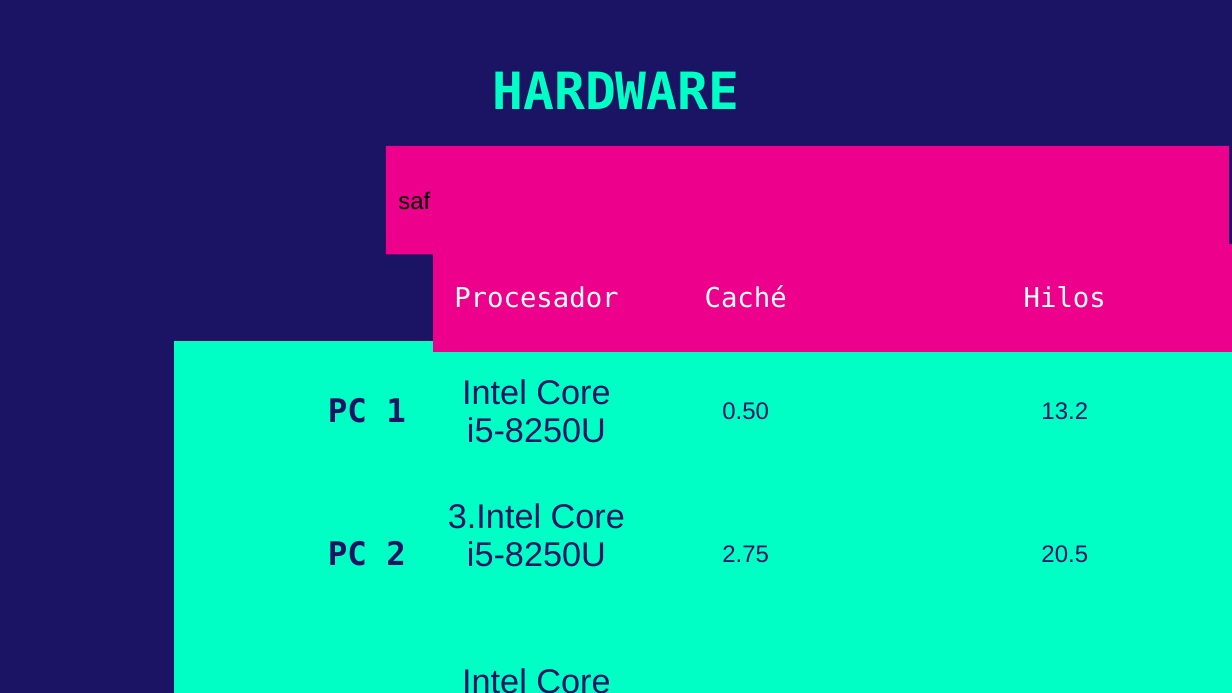
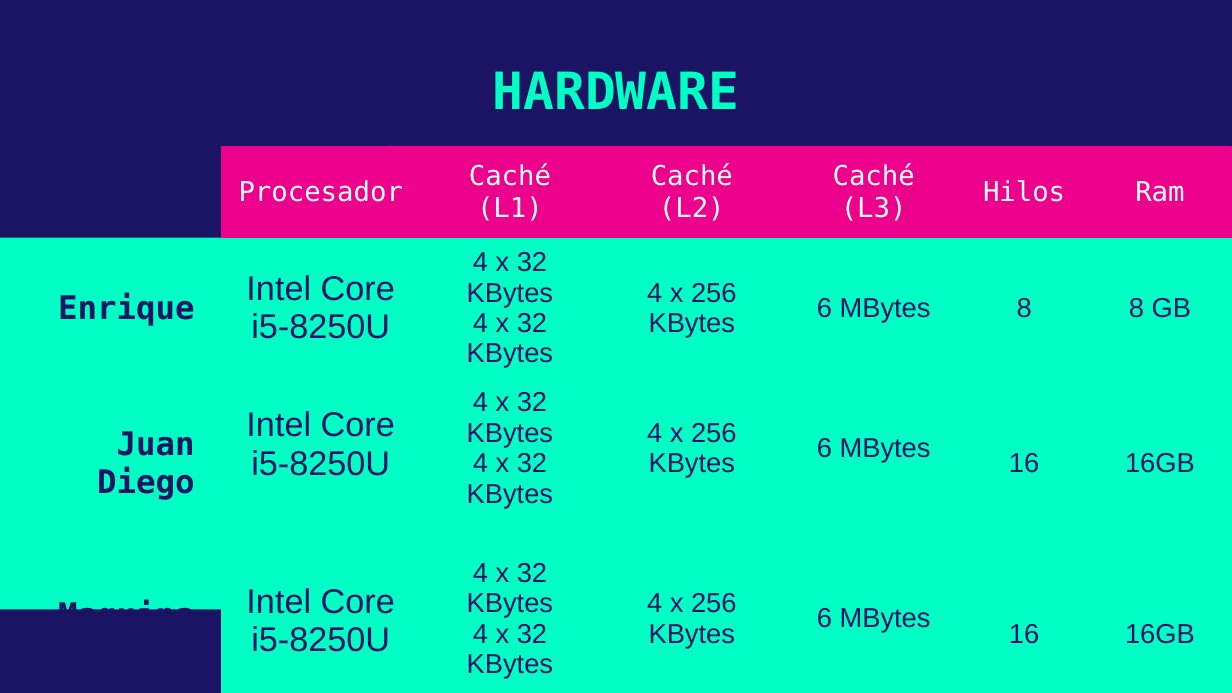
Before and after one commit to juandiegovqdev/P2-ASD, a slide deck: slide 4 of P2-ASD.pptx. Drawn at 1232x693 pixels with LibreOffice and Linux fonts; fonts in the diff are those of the drawing. Boxes give left, top, right and bottom in pixels: in the first picture for what was removed or moved away, otherwise in the second. Text is boxed around its words. In the diff, an @@ line names an element or a change of style, - is before the commit and + after.

```diff
--- a/P2-ASD.pptx
+++ b/P2-ASD.pptx
@@ table at (4, 147, 1232, 683) @@
-column 1:  | PC 1 | PC 2 | PC 2
-column 2: Procesador | Intel Core i5-8250U | 3.Intel Core i5-8250U | Intel Core i5-8250U
-column 3: Caché | 0.50 | 2.75 | 10.5
-column 4: Hilos | 13.2 | 20.5 | 12.4
+column 1:  | Enrique | Juan Diego | Maquina Virtual
+column 2: Procesador | Intel Core i5-8250U | Intel Core i5-8250U | Intel Core i5-8250U
+column 3: Caché (L1) | 4 x 32 KBytes / 4 x 32 KBytes | 4 x 32 KBytes / 4 x 32 KBytes | 4 x 32 KBytes / 4 x 32 KBytes
+column 4: Caché (L2) | 4 x 256 KBytes | 4 x 256 KBytes | 4 x 256 KBytes
+column 5: Caché (L3) | 6 MBytes | 6 MBytes | 6 MBytes
+column 6: Hilos | 8 | 16 | 16
+column 7: Ram | 8 GB | 16GB | 16GB
@@ table: place and size @@
-table at (221, 244, 1232, 648)
+table at (4, 147, 1232, 683)
@@ rectangle: place and size @@
-rectangle at (174, 341, 1016, 693)
+rectangle at (0, 238, 1037, 610)
```
Also in this commit, not shown: 2 other slides changed, 7 slides added, 44 other files.
